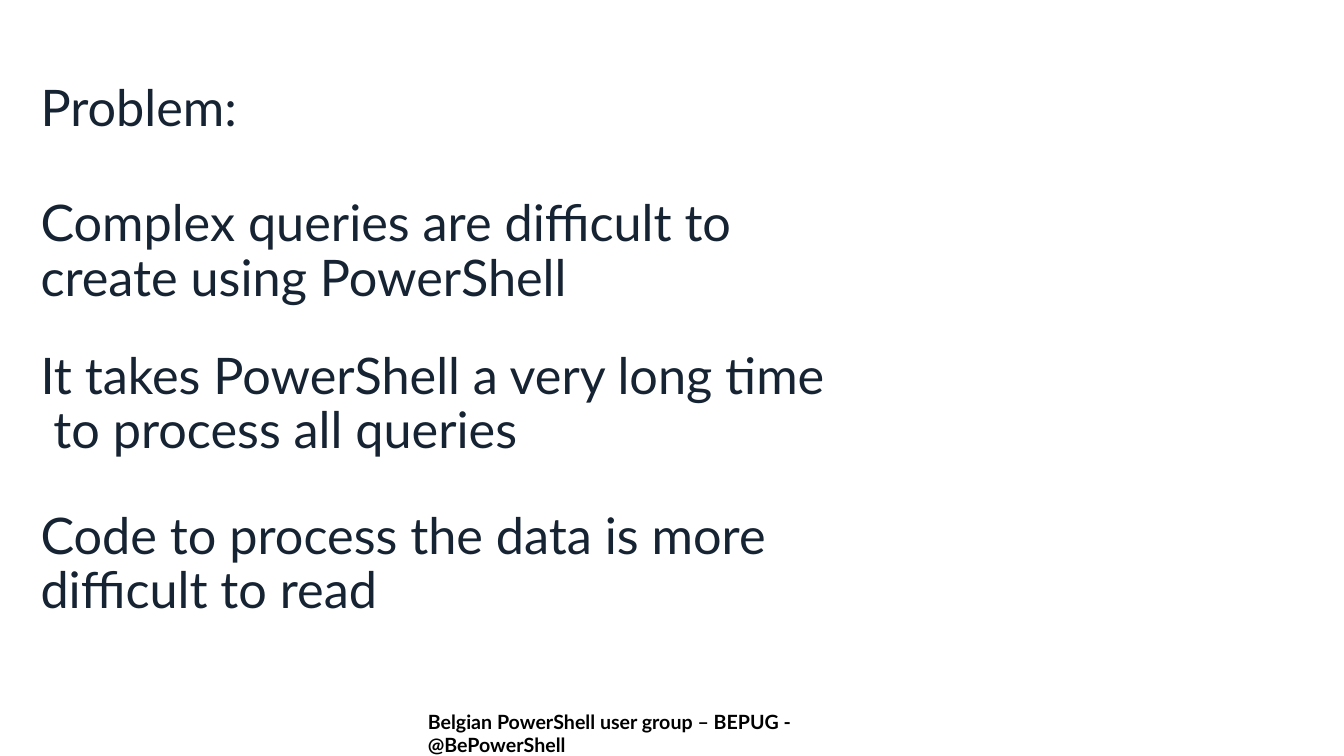
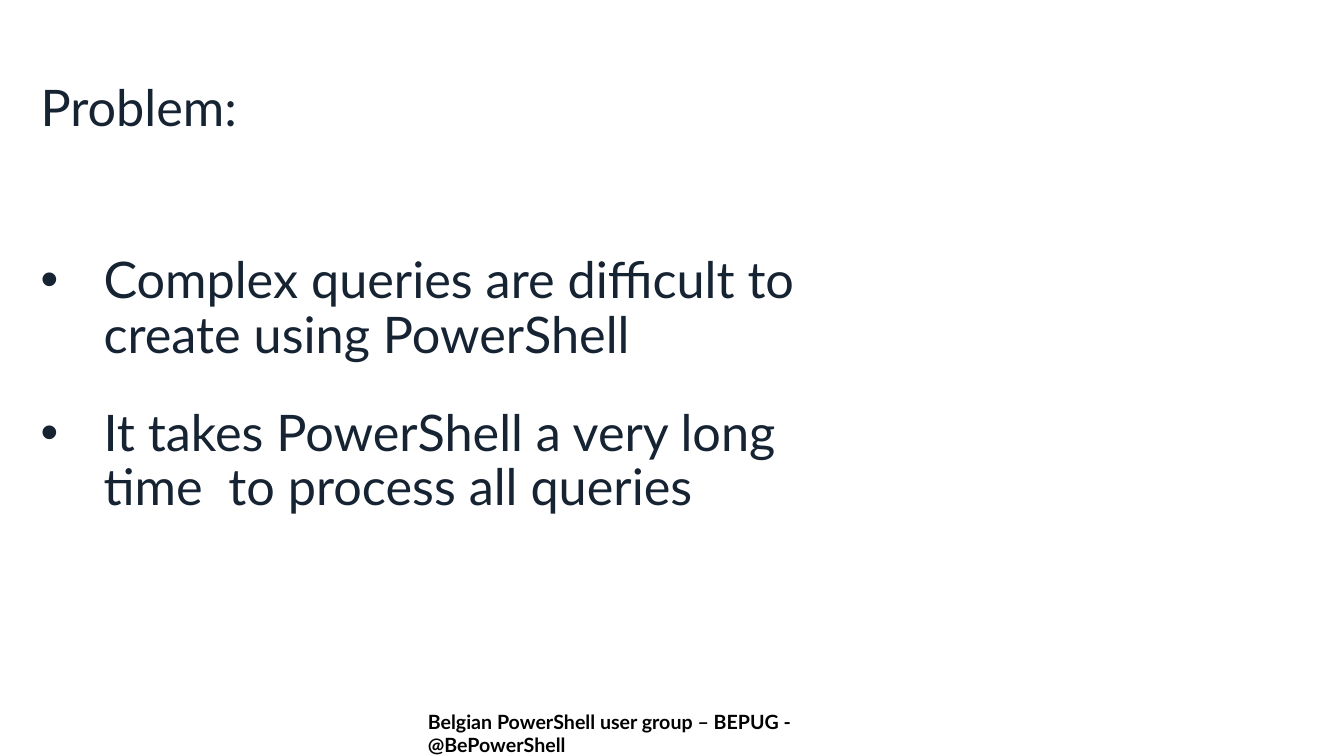
Before and after one commit to BEPUG/meetups, a slide deck: slide 3 of 20180927/Stick to the full potential of PowerShell/Stick to the full potential of PowerShell.pptx. Drawn at 1344x756 pixels with LibreOffice and Linux fonts; fonts in the diff are those of the drawing; background and template pictures are left out. Boxes give left, top, right and bottom in pixels: in the first picture for what was removed or moved away, otherwise in the second. Text is boxed around its words. In the diff, an @@ line names an element or a change of style, - is before the commit and + after.

```diff
--- a/20180927/Stick to the full potential of PowerShell/Stick to the full potential of PowerShell.pptx
+++ b/20180927/Stick to the full potential of PowerShell/Stick to the full potential of PowerShell.pptx
@@ text "Complex queries are difficult to ...": place and size @@
-text "Complex queries are difficult to ..." at [41, 204, 732, 304]
+text "Complex queries are difficult to ..." at [104, 261, 795, 361]
@@ text "Complex queries are difficult to ..." at [104, 261, 795, 361]: bullet none to • @@
@@ text "It takes PowerShell a very ...": place and size @@
-text "It takes PowerShell a very ..." at [41, 357, 824, 457]
+text "It takes PowerShell a very ..." at [104, 414, 776, 514]
@@ text "It takes PowerShell a very ..." at [104, 414, 776, 514]: bullet none to • @@
@@ text removed at [41, 517, 766, 609] @@
-Code to process the data is more difficult to read
```
Also in this commit, not shown: 4 other slides changed.
